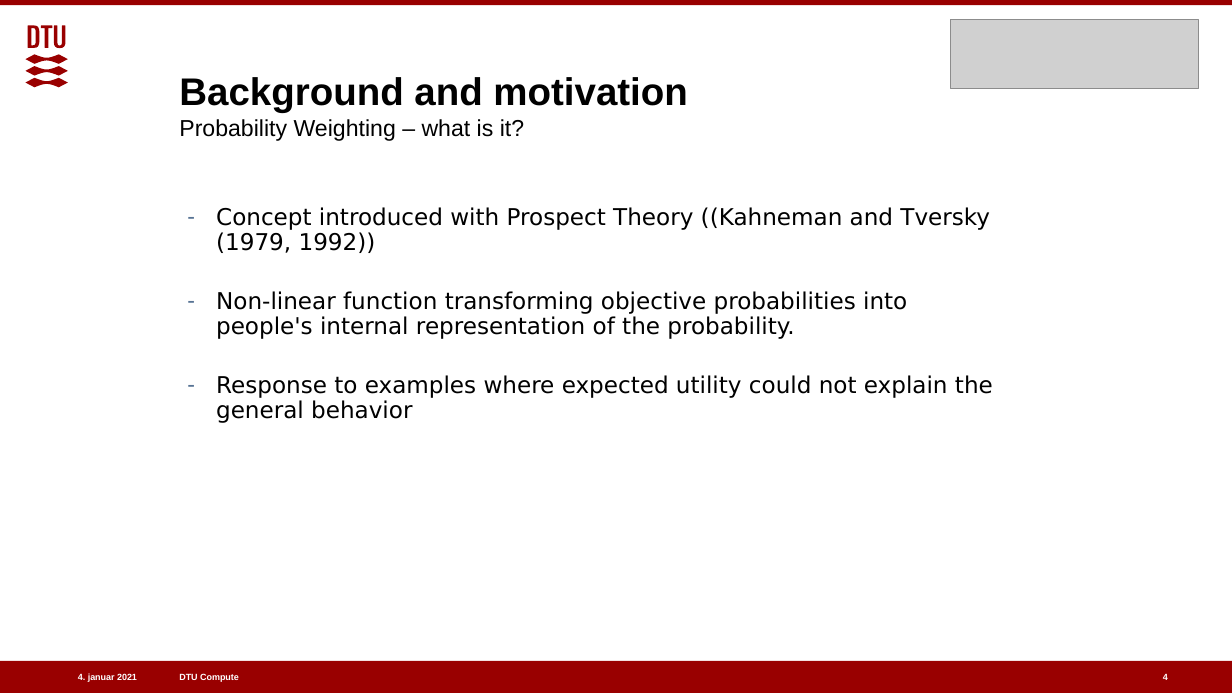
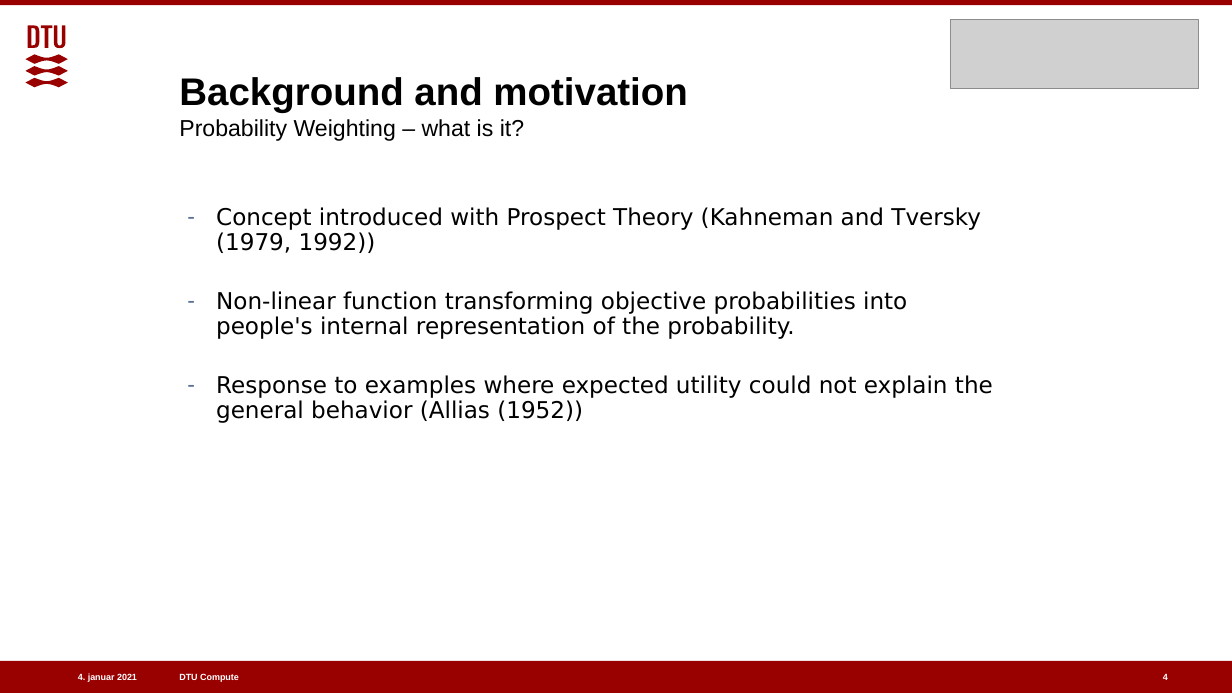
Before and after one commit to benj1003/Comparing-normative-and-descriptive-models-of-probability-weighting, a slide deck: slide 4 of Presentations/Oral defence 07-01-2021.pptx. Drawn at 1232x693 pixels with LibreOffice and Linux fonts; fonts in the diff are those of the drawing; grey boxes stand for pictures. Boxes give left, top, right and bottom in pixels: in the first picture for what was removed or moved away, otherwise in the second. Text is boxed around its words. In the diff, an @@ line names an element or a change of style, - is before the commit and + after.

```diff
--- a/Presentations/Oral defence 07-01-2021.pptx
+++ b/Presentations/Oral defence 07-01-2021.pptx
@@ text at [216, 207, 981, 253]: text changed @@
-– Concept introduced with Prospect Theory ((Kahneman and Tversky (1979, 1992))
+– Concept introduced with Prospect Theory (Kahneman and Tversky (1979, 1992))
@@ text at [216, 375, 993, 423]: text changed @@
-– Response to examples where expected utility could not explain the general behavior
+– Response to examples where expected utility could not explain the general behavior (Allias (1952))
```
Also in this commit, not shown: 3 other slides changed, 4 slides added.
